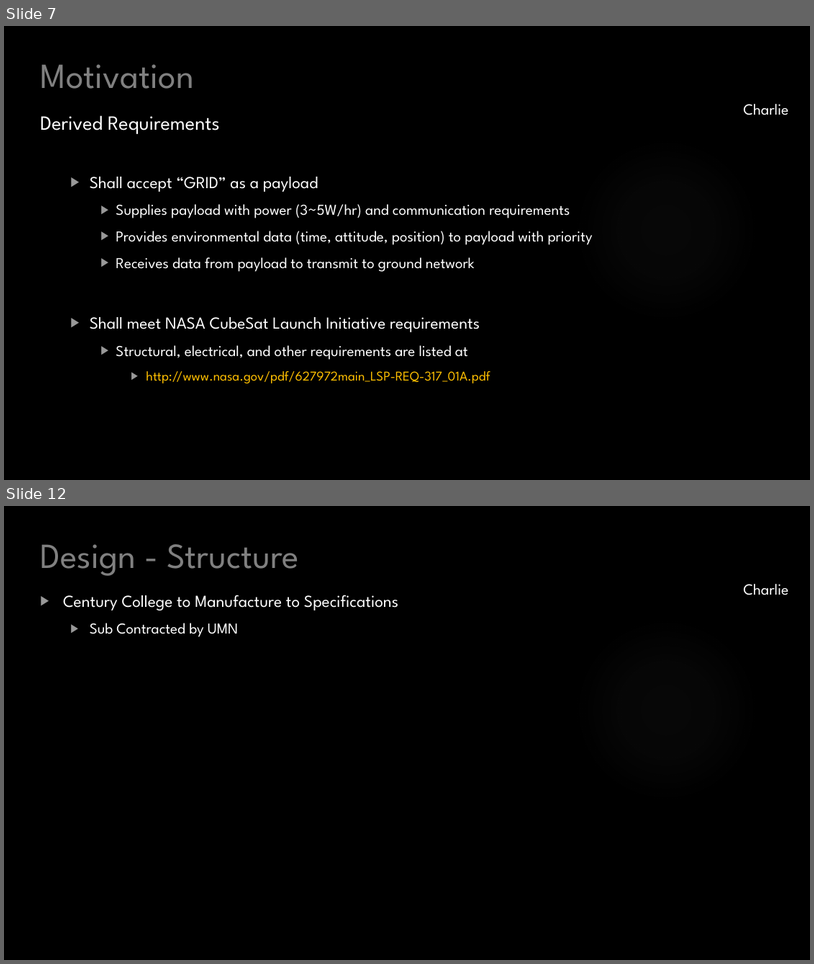
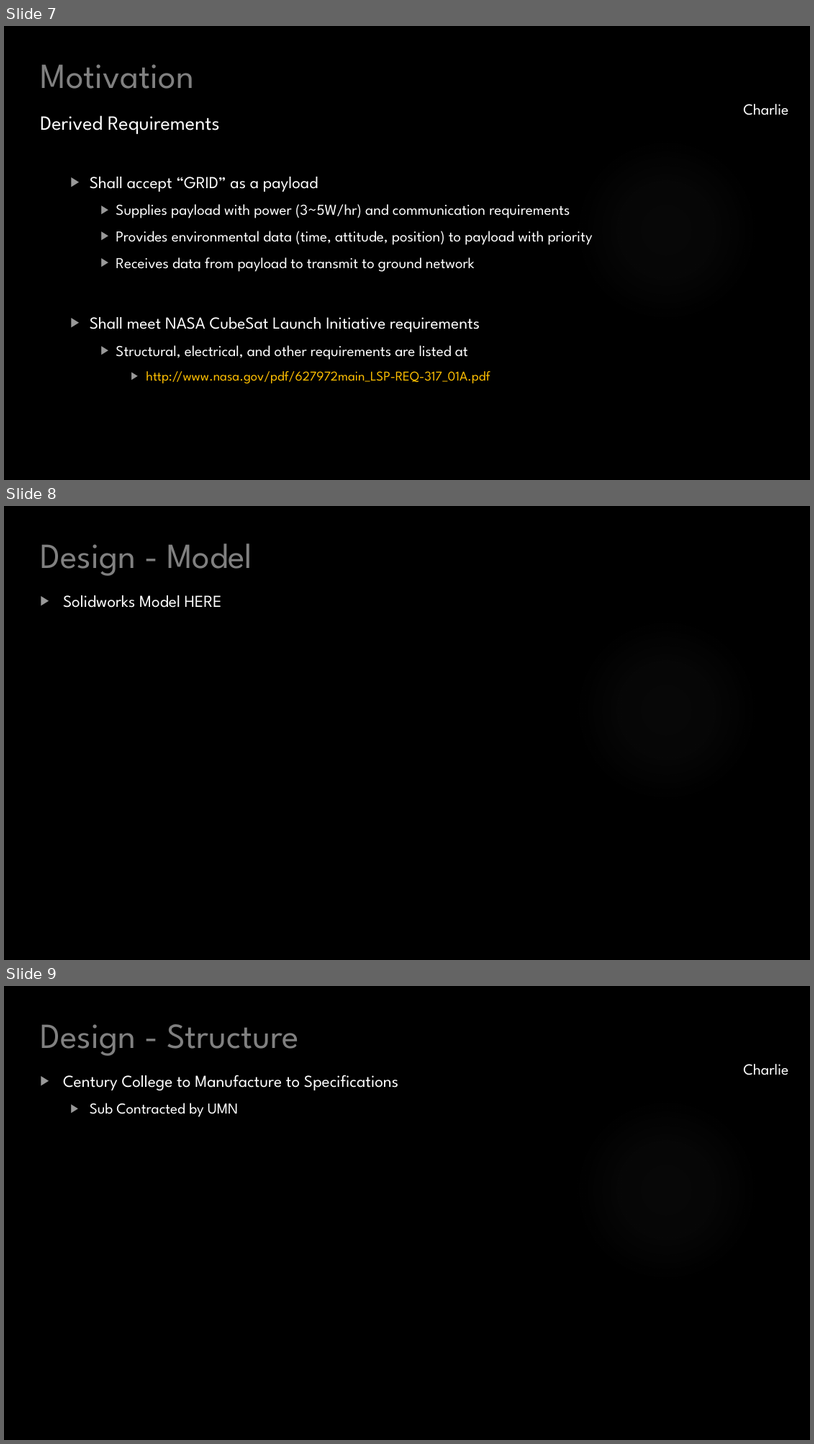
Before and after one commit to HASP-UMN/CubeSat, a slide deck: Presentations/CDR_Presentation.pptx. Shown one above the other, each under a label of ours: slides 7 and 12 before the commit, slides 7, 8 and 9 after it; the slides between them are not shown. The pictures are 814x964 and 814x1444 pixels, drawn with LibreOffice and Linux fonts; fonts in the diff are those of the drawing; background and template pictures are left out. Boxes give left, top, right and bottom in pixels: in the first picture for what was removed or moved away, otherwise in the second. Text is boxed around its words. In the diff, an @@ line names an element or a change of style, - is before the commit and + after.

```diff
--- a/Presentations/CDR_Presentation.pptx
+++ b/Presentations/CDR_Presentation.pptx
@@ slide 8 added at (4, 506, 810, 960), background picture (left out); not listed: 1 template element that a slide beside it also shows @@
@@ title added at (40, 543, 252, 576), 42 pt, text #808080 @@
+Design - Model
@@ text added at (63, 595, 222, 608), 20 pt, text #FFFFFF @@
+▶ Solidworks Model HERE
@@ what was slide 12 is now slide 9 @@
```
Also in this commit, not shown: 1 slide changed, 4 other slides added.
